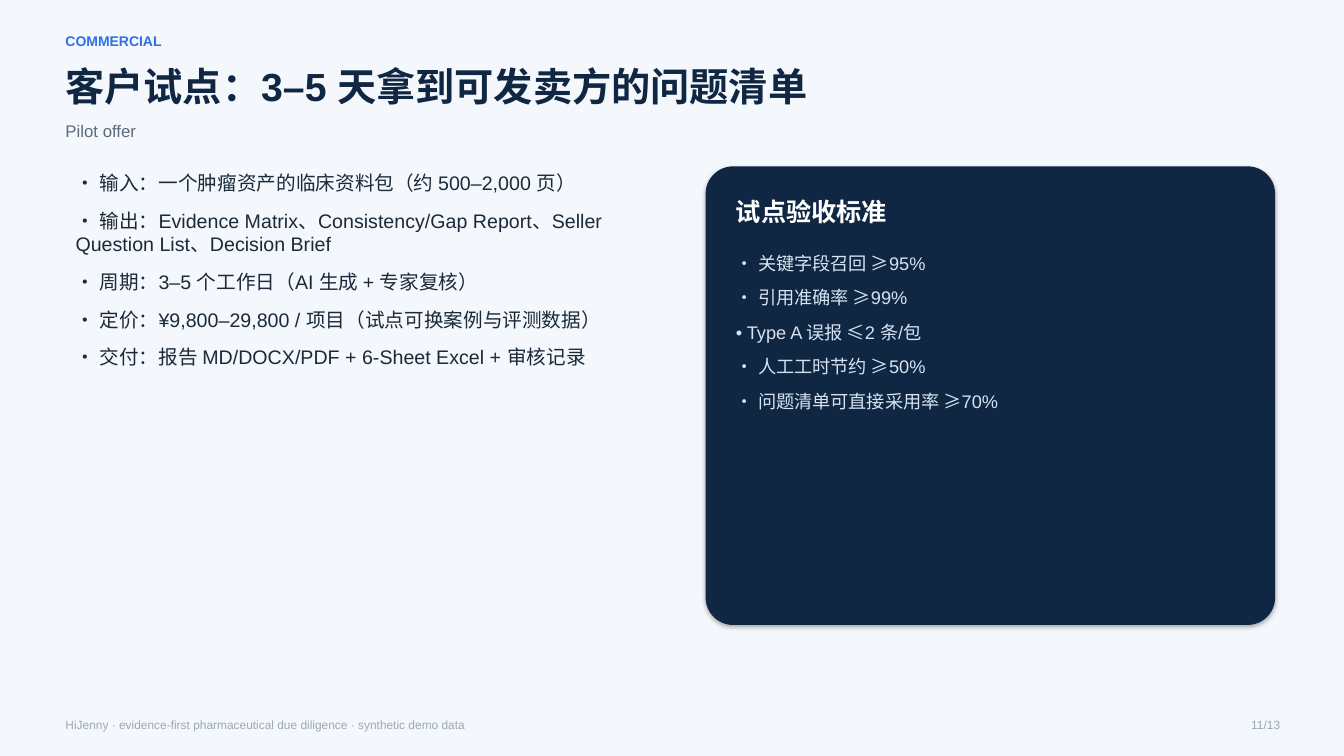
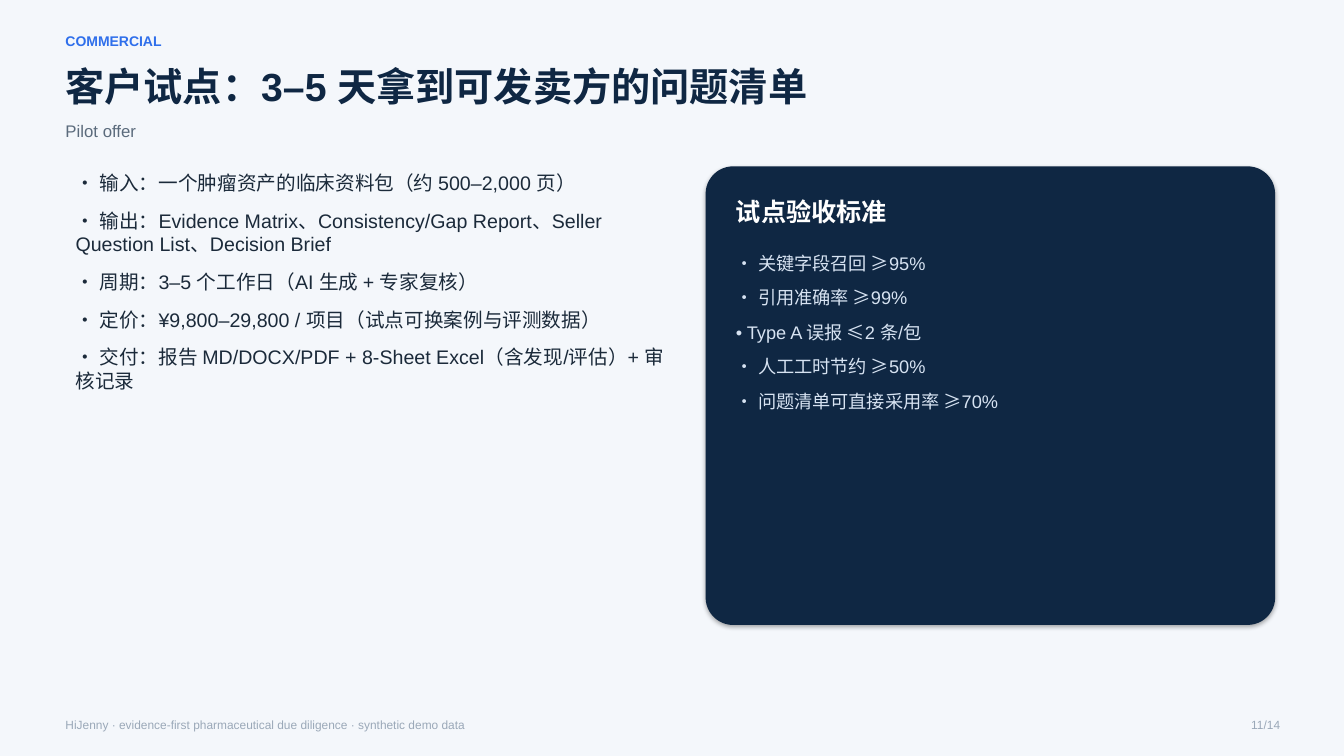
Before and after one commit to james-lebron2000/HiJenny, a slide deck: slide 12 of docs/HiJenny_Pitch.pptx (slide 11 before the commit). Drawn at 1344x756 pixels with LibreOffice and Linux fonts; fonts in the diff are those of the drawing. Boxes give left, top, right and bottom in pixels: in the first picture for what was removed or moved away, otherwise in the second. Text is boxed around its words. In the diff, an @@ line names an element or a change of style, - is before the commit and + after.

Commit message:
feat(asset360): interactive drug-asset discovery + evaluation dashboard; 8-sheet workbook & report appendix; refreshed screenshots, pitch deck, demo/docs

```diff
--- a/docs/HiJenny_Pitch.pptx
+++ b/docs/HiJenny_Pitch.pptx
@@ text at [76,347,665,390]: text changed @@
-• 交付：报告 MD/DOCX/PDF + 6-Sheet Excel + 审核记录
+• 交付：报告 MD/DOCX/PDF + 8-Sheet Excel（含发现/评估）+ 审核记录
@@ text at [1251,720,1280,729]: text changed @@
-11/13
+11/14
```
Also in this commit, not shown: 12 other slides changed, 1 slide added, 36 other files.
